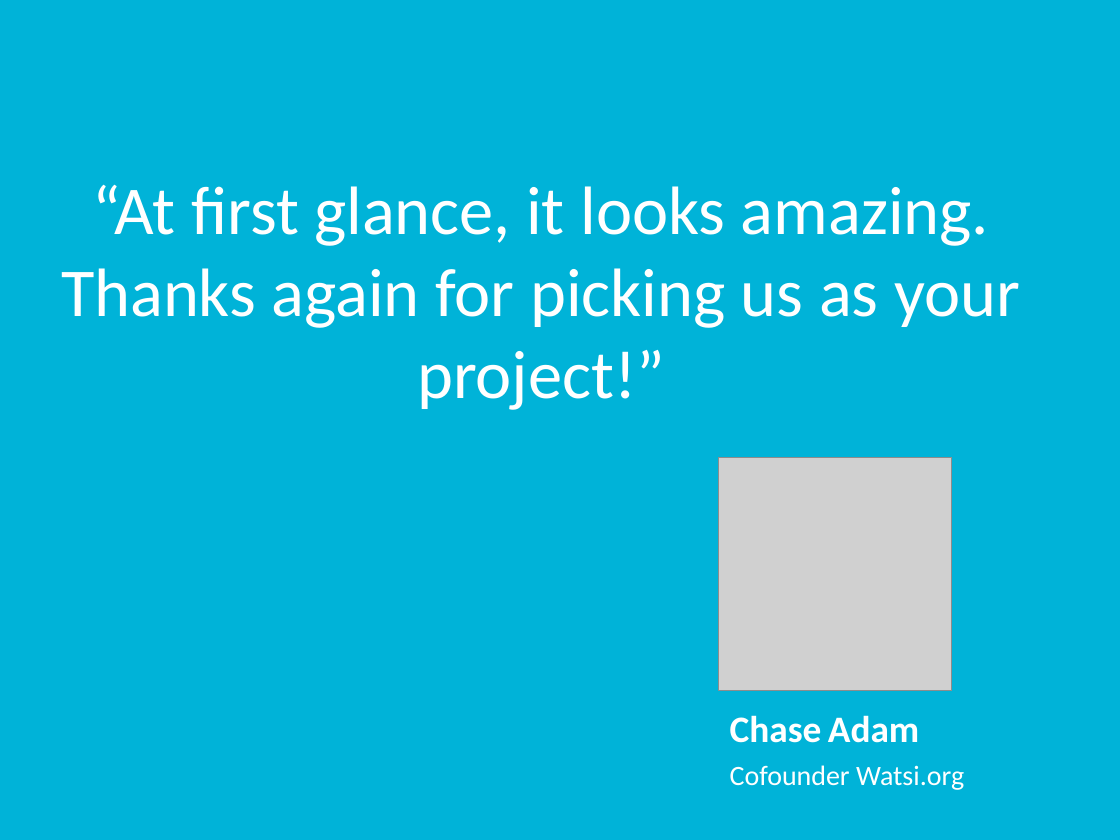
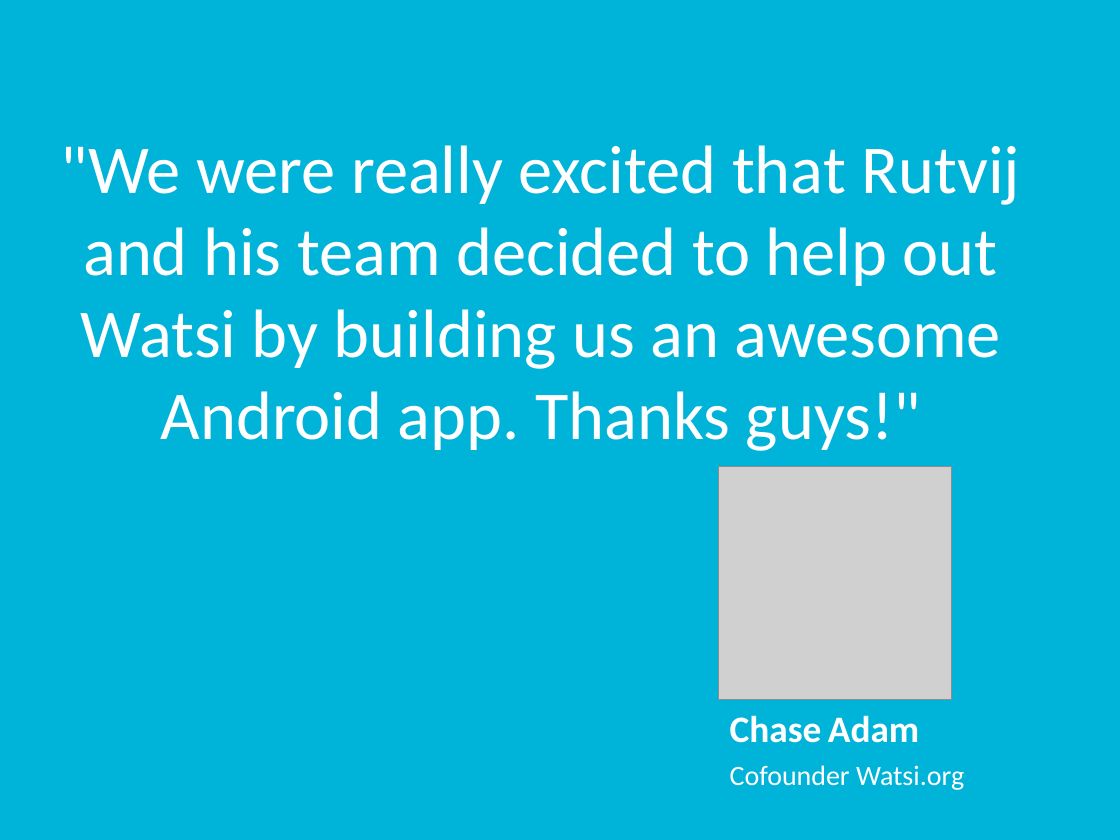
Before and after one commit to rutvijkumarshah/WatsiAndroidApp, a slide deck: slide 8 of docs/groupProject.pptx. Drawn at 1120x840 pixels with LibreOffice and Linux fonts; fonts in the diff are those of the drawing; grey boxes stand for pictures. Boxes give left, top, right and bottom in pixels: in the first picture for what was removed or moved away, otherwise in the second. Text is boxed around its words. In the diff, an @@ line names an element or a change of style, - is before the commit and + after.

Commit message:
Updated testimonial from watsi

```diff
--- a/docs/groupProject.pptx
+++ b/docs/groupProject.pptx
@@ title at <box>61,145,1020,451</box>: text changed @@
-“At first glance, it looks amazing. Thanks again for picking us as your project!”
+"We were really excited that Rutvij and his team decided to help out Watsi by building us an awesome Android app. Thanks guys!"
@@ picture: place and size @@
-picture at <box>719,457,952,690</box>
+picture at <box>719,467,952,700</box>
```
